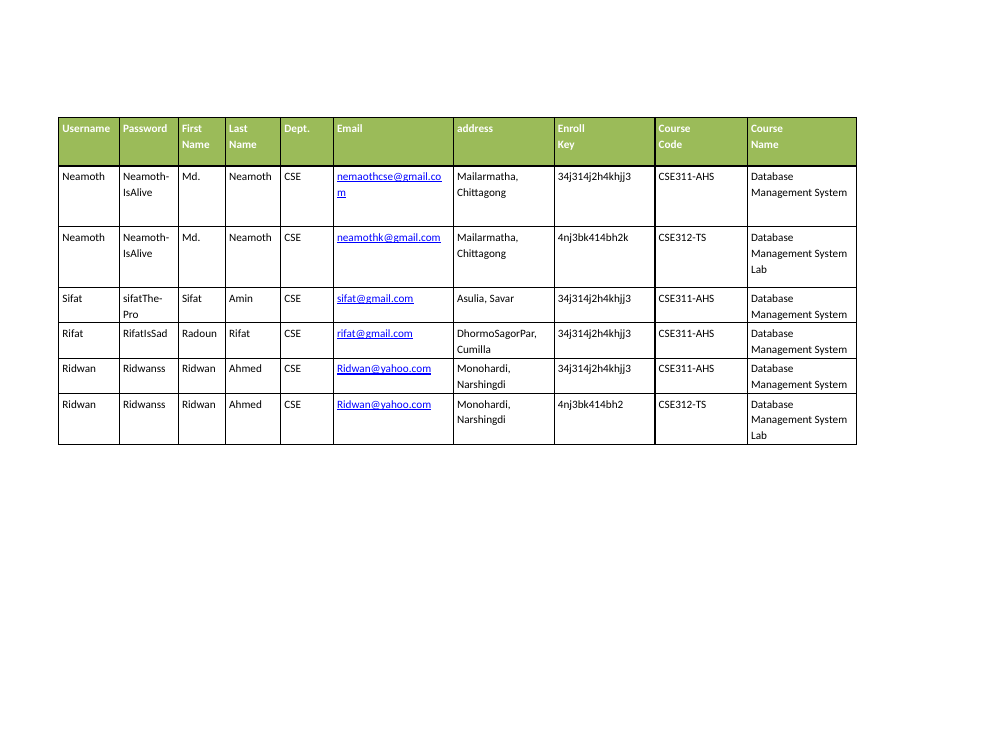
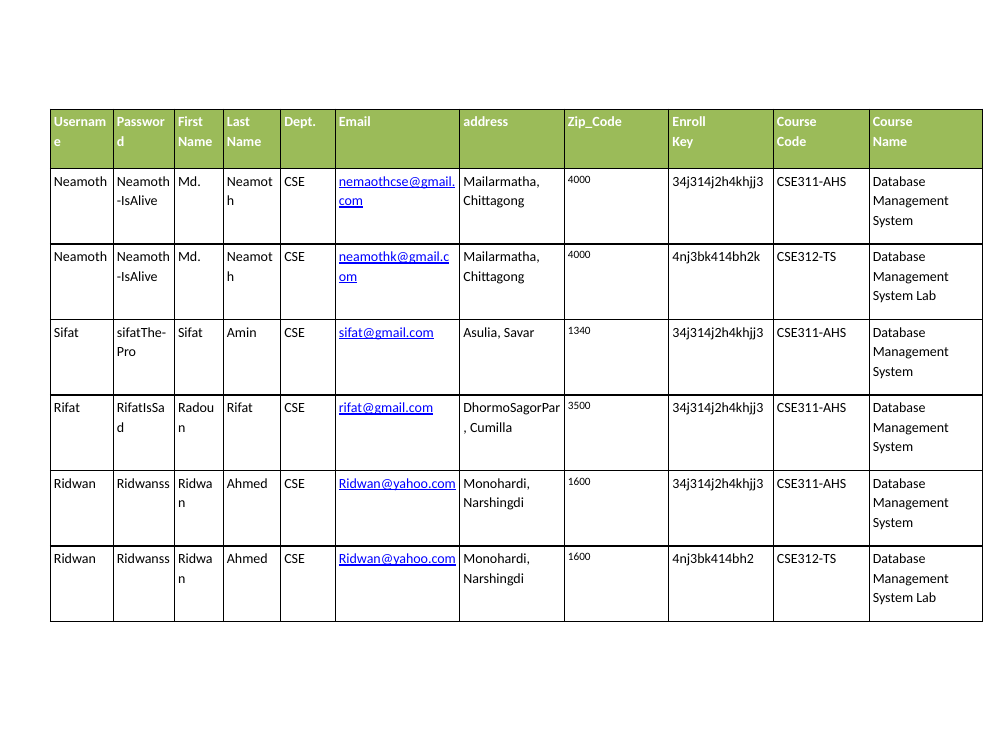
Before and after one commit to neamoth/DatabasePresentation, a slide deck: slide 4 of Presentationdata.pptx (slide 1 before the commit). Drawn at 1008x756 pixels with LibreOffice and Linux fonts; fonts in the diff are those of the drawing. Boxes give left, top, right and bottom in pixels: in the first picture for what was removed or moved away, otherwise in the second. Text is boxed around its words. In the diff, an @@ line names an element or a change of style, - is before the commit and + after.

```diff
--- a/Presentationdata.pptx
+++ b/Presentationdata.pptx
@@ table at <box>50,109,983,621</box> @@
+column 8: Zip_Code | 4000 | 4000 | 1340 | 3500 | 1600 | 1600
@@ table: place and size @@
-table at <box>58,118,857,443</box>
+table at <box>50,109,983,621</box>
```
Also in this commit, not shown: 4 other slides changed, 2 slides added, 10 other files.
